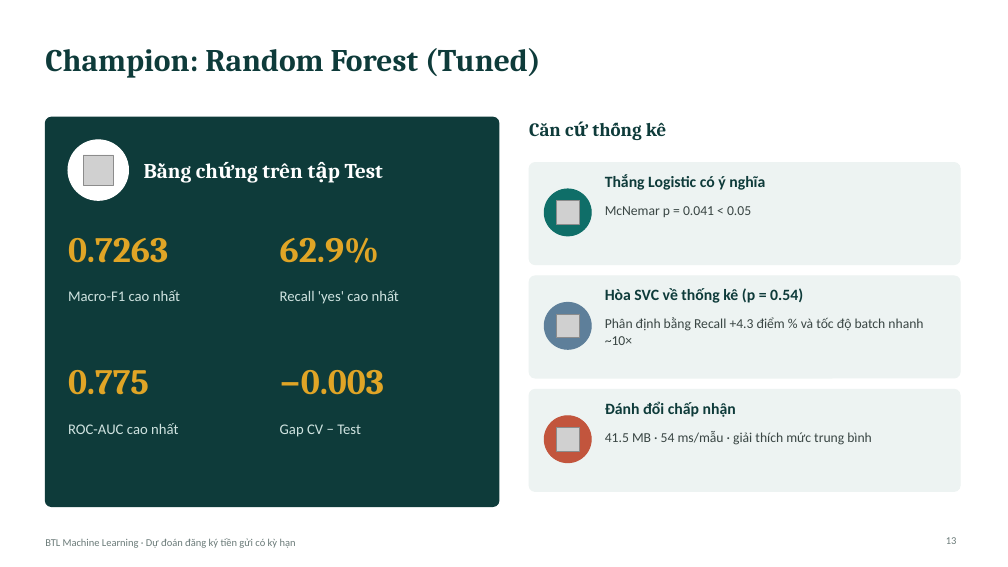
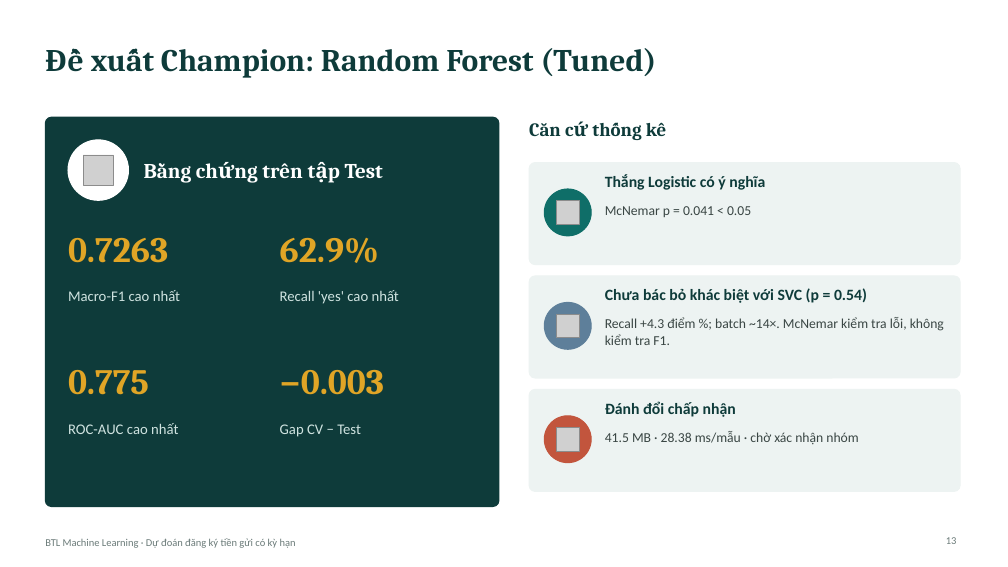
Before and after one commit to ThayLoi2k10/BTL_ML, a slide deck: slide 13 of docs/Slides.pptx. Drawn at 1008x567 pixels with LibreOffice and Linux fonts; fonts in the diff are those of the drawing; grey boxes stand for pictures. Boxes give left, top, right and bottom in pixels: in the first picture for what was removed or moved away, otherwise in the second. Text is boxed around its words. In the diff, an @@ line names an element or a change of style, - is before the commit and + after.

```diff
--- a/docs/Slides.pptx
+++ b/docs/Slides.pptx
@@ title at (x1=45, y1=48, x2=657, y2=78): text changed @@
-Champion: Random Forest (Tuned)
+Đề xuất Champion: Random Forest (Tuned)
@@ text at (x1=605, y1=288, x2=867, y2=303): text changed @@
-Hòa SVC về thống kê (p = 0.54)
+Chưa bác bỏ khác biệt với SVC (p = 0.54)
@@ text at (x1=605, y1=317, x2=944, y2=345): text changed @@
-Phân định bằng Recall +4.3 điểm % và tốc độ batch nhanh ~10×
+Recall +4.3 điểm %; batch ~14×. McNemar kiểm tra lỗi, không kiểm tra F1.
@@ text at (x1=605, y1=431, x2=858, y2=444): text changed @@
-41.5 MB · 54 ms/mẫu · giải thích mức trung bình
+41.5 MB · 28.38 ms/mẫu · chờ xác nhận nhóm
```
Also in this commit, not shown: 9 other slides changed, 11 other files.
